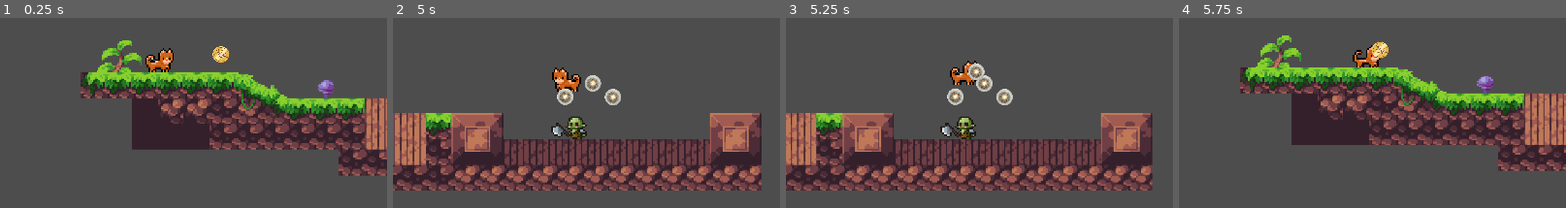
Above: before the commit, frames 1-4 (left to right).
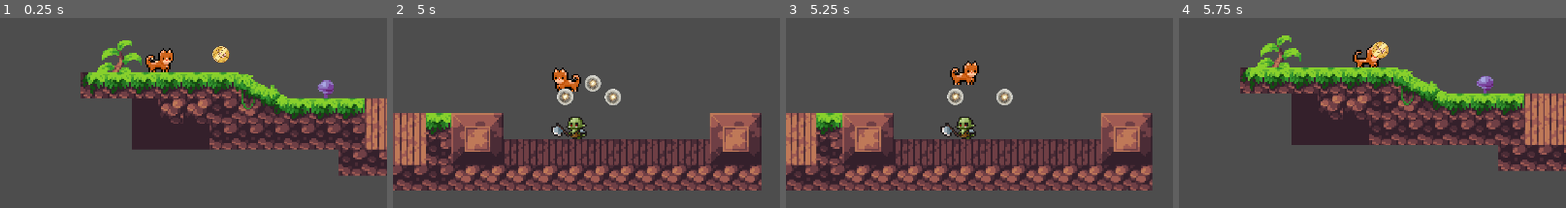
Above: after the commit, the same moments.

Repository: ionutincau/cats
Game: Godot game, scene res://scenes/game.tscn
The game is run twice, just before and just after one commit, with the same random seed, the same clock (stepped at 60 frames per second) and the same inputs.
Inputs:
- Up to frame 1 (0.25 s): no input
- Up to frame 2 (5 s): tap Enter (ui_accept) at 0.5, 0.77, 1.52, 3.02, 3.77, 4.52 s; hold Right (ui_right) 0.53-2.03 s; tap Alt (fire) every 0.75 s from 0.6 to 4.35 s; hold Left (ui_left) 2.03-2.78 s; hold Right (ui_right) 2.78-4.28 s; hold Left (ui_left) from 4.28 s (still down)
- Up to frame 3 (5.25 s): release Left (ui_left) at 5.03 s; hold Right (ui_right) from 5.03 s (still down); tap Alt (fire) at 5.1 s
- Up to frame 4 (5.75 s): keep holding Right (ui_right)
The pictures show only the part of the screen within x 29-79%, y 50-100%; the shares and areas given below are measured in that part.

Frames 1-2 are identical in both runs. In frame 3, 0.6% of the frame differs, in the area x 47-54%, y 23-39%; in frame 4, nothing differs.

Commit message:
bullet disapears when hitting enemies

Diff:
--- a/scenes/bullet.tscn
+++ b/scenes/bullet.tscn
@@ -26,5 +26,6 @@
 wait_time = 10.0
 autostart = true
 
+[connection signal="area_entered" from="Area2D" to="." method="_on_area_2d_area_entered"]
 [connection signal="body_entered" from="Area2D" to="." method="_on_area_2d_body_entered"]
 [connection signal="timeout" from="Life" to="." method="_on_life_timeout"]
--- a/scripts/bullet.gd
+++ b/scripts/bullet.gd
@@ -8,8 +8,11 @@
 	velocity.x = direction * SPEED * delta;
 	move_and_slide()
 
+func _on_life_timeout() -> void:
+	queue_free()
+
 func _on_area_2d_body_entered(_body: Node2D) -> void:
 	queue_free()
 
-func _on_life_timeout() -> void:
+func _on_area_2d_area_entered(area: Area2D) -> void:
 	queue_free()
